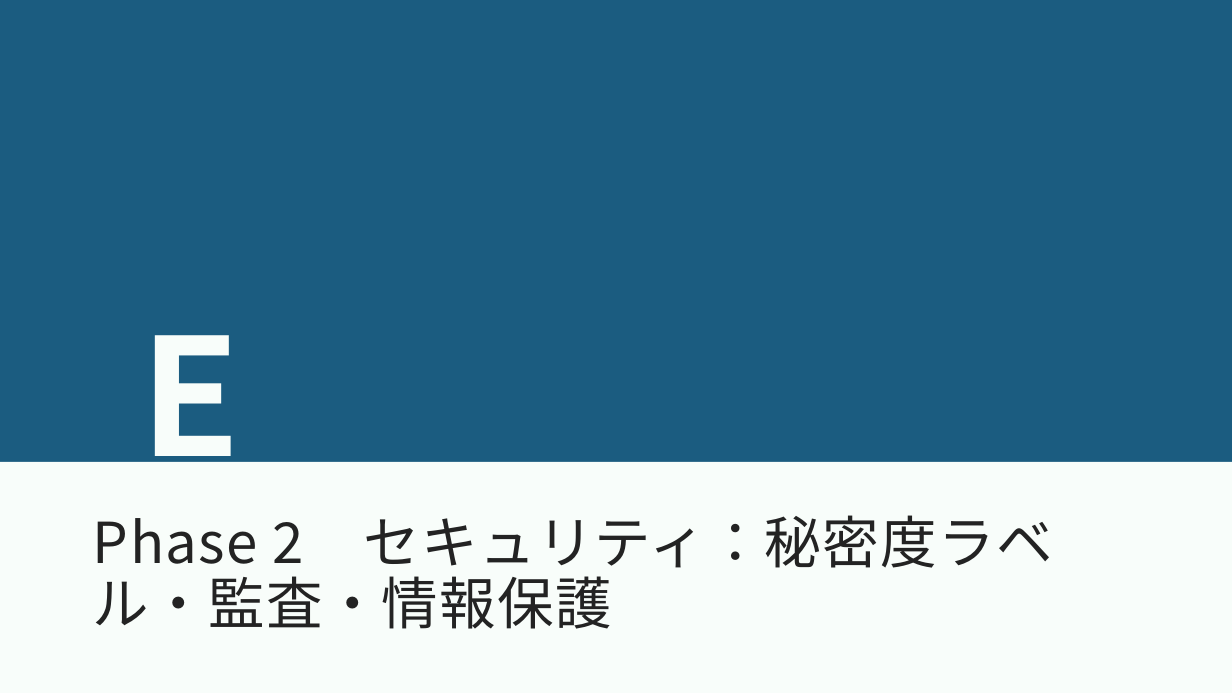
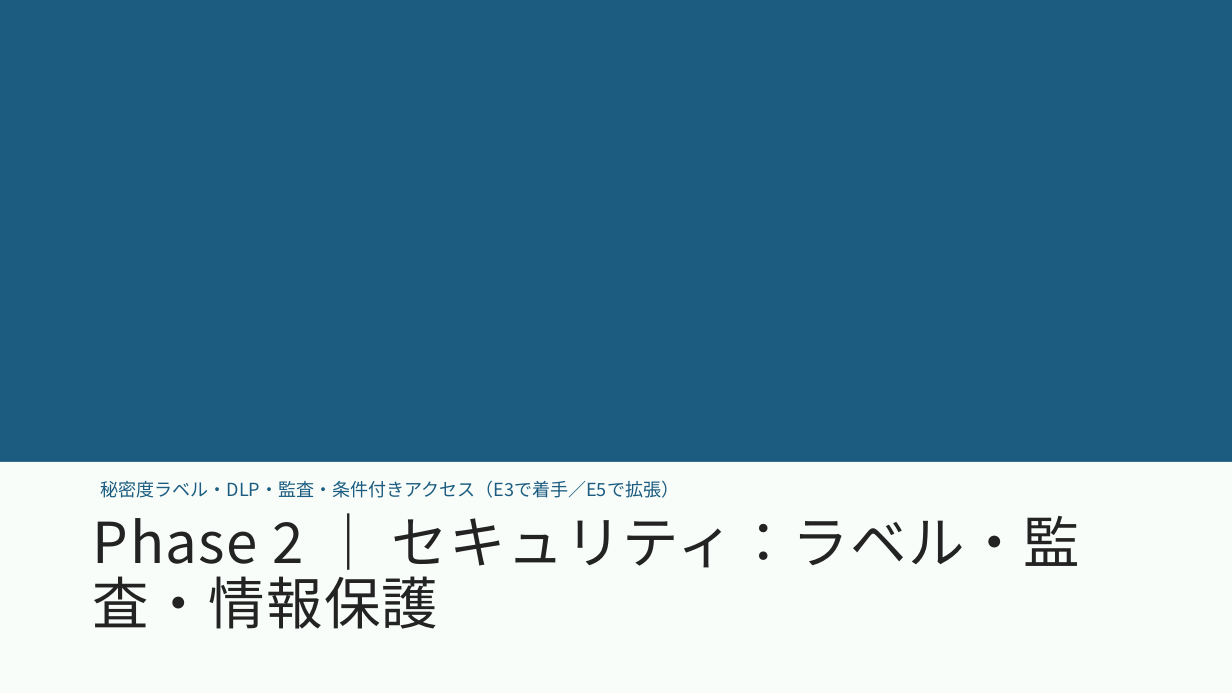
Before and after one commit to takuyanakamura881awc-beep/awc-naka881-repo, a slide deck: slide 29 of sharepoint-online-guide/SharePoint-Online活用ガイド_フェーズ1-4.pptx. Drawn at 1232x693 pixels with LibreOffice and Linux fonts; fonts in the diff are those of the drawing. Boxes give left, top, right and bottom in pixels: in the first picture for what was removed or moved away, otherwise in the second. Text is boxed around its words. In the diff, an @@ line names an element or a change of style, - is before the commit and + after.

```diff
--- a/sharepoint-online-guide/SharePoint-Online活用ガイド_フェーズ1-4.pptx
+++ b/sharepoint-online-guide/SharePoint-Online活用ガイド_フェーズ1-4.pptx
@@ text removed at (85,312,297,462) @@
-E3で今すぐ／追加ライセンスで拡張
@@ text added at (101,480,680,498), 15.5 pt, text #1B5C80 @@
+秘密度ラベル・DLP・監査・条件付きアクセス（E3で着手／E5で拡張）
@@ title at (93,516,1081,629): text changed @@
-Phase 2 セキュリティ：秘密度ラベル・監査・情報保護
+Phase 2 ｜ セキュリティ：ラベル・監査・情報保護
```
Also in this commit, not shown: 9 other slides changed.
